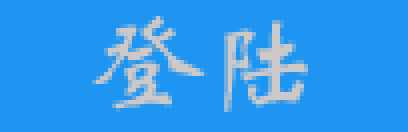
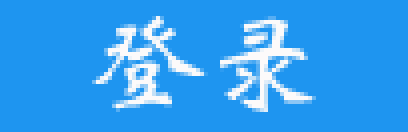
Layer changes from the first (408, 132) image to the second:
renamed "登陆" to "登录", painted on it over [92, 16, 316, 112]
